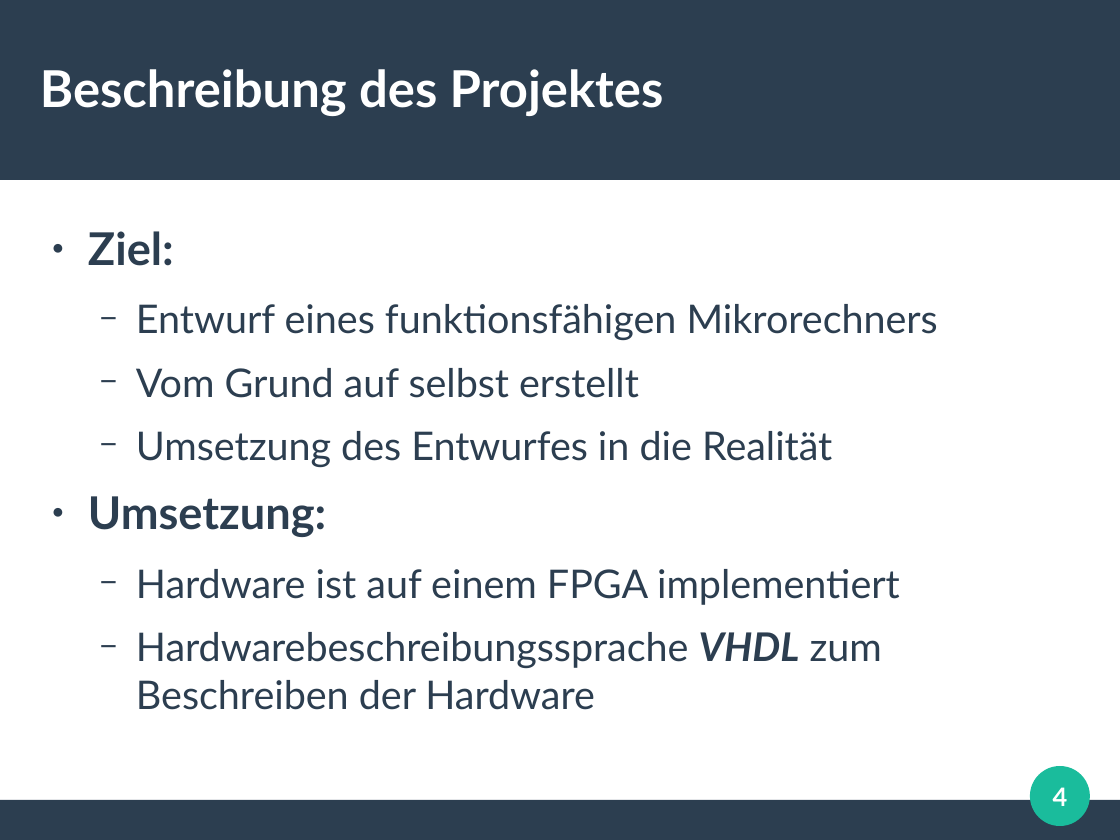
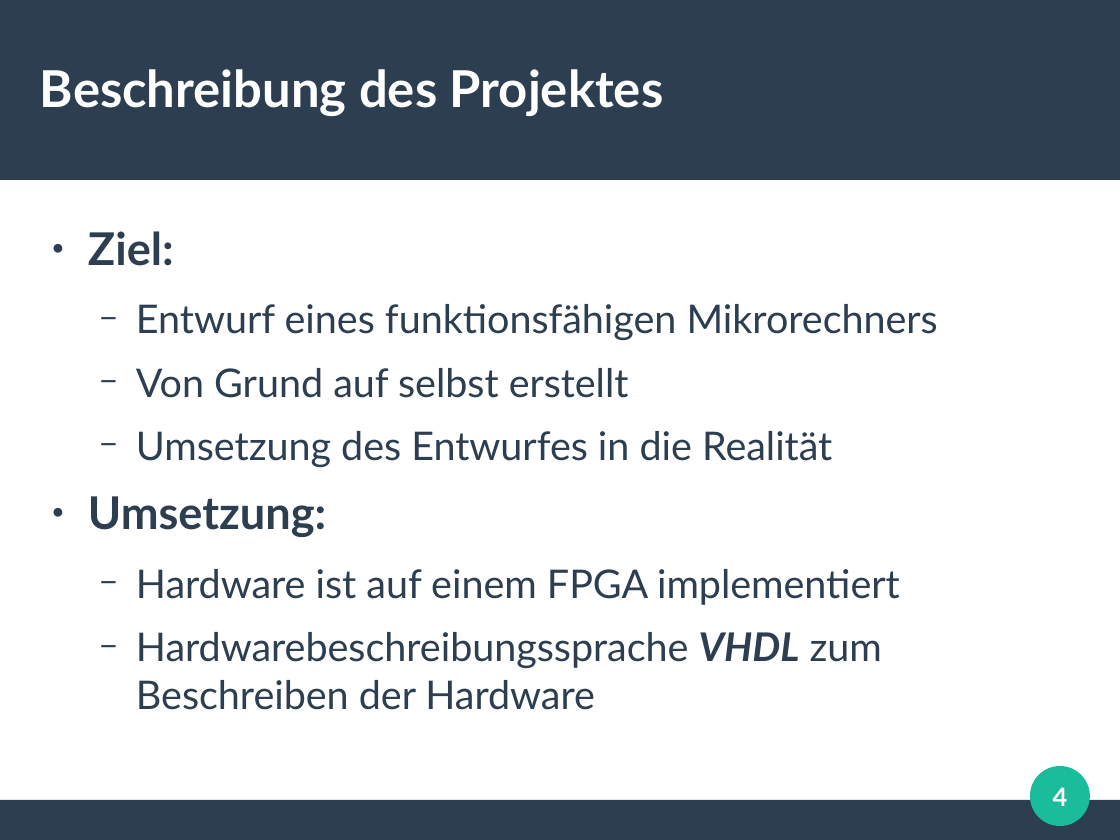
Before and after one commit to modernrio/epu, a slide deck: slide 4 of doc/presentation/epu.odp. Drawn at 1120x840 pixels with LibreOffice and Linux fonts; fonts in the diff are those of the drawing. Boxes give left, top, right and bottom in pixels: in the first picture for what was removed or moved away, otherwise in the second. Text is boxed around its words. In the diff, an @@ line names an element or a change of style, - is before the commit and + after.

Commit message:
Fix typo in presentation

```diff
--- a/doc/presentation/epu.odp
+++ b/doc/presentation/epu.odp
@@ text at <box>136,368,629,398</box>: text changed @@
-  − Vom Grund auf selbst erstellt
+  − Von Grund auf selbst erstellt
```
